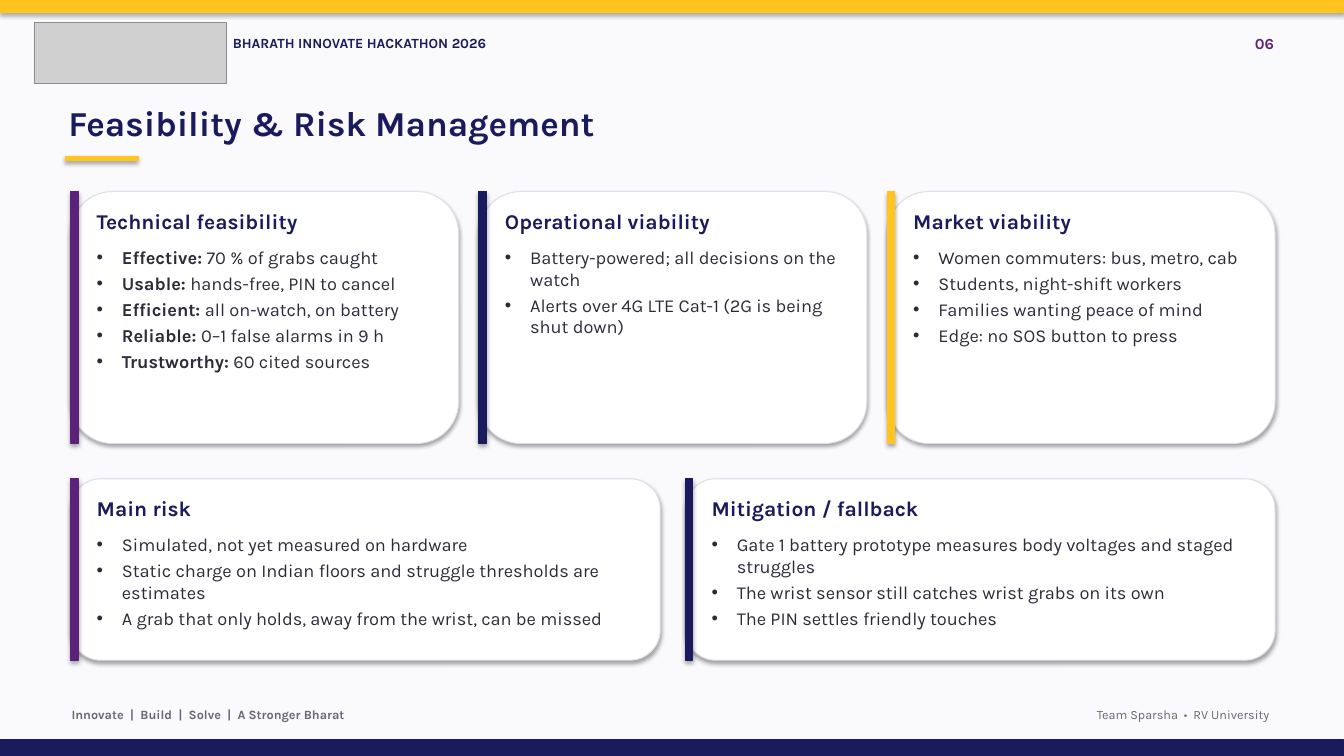
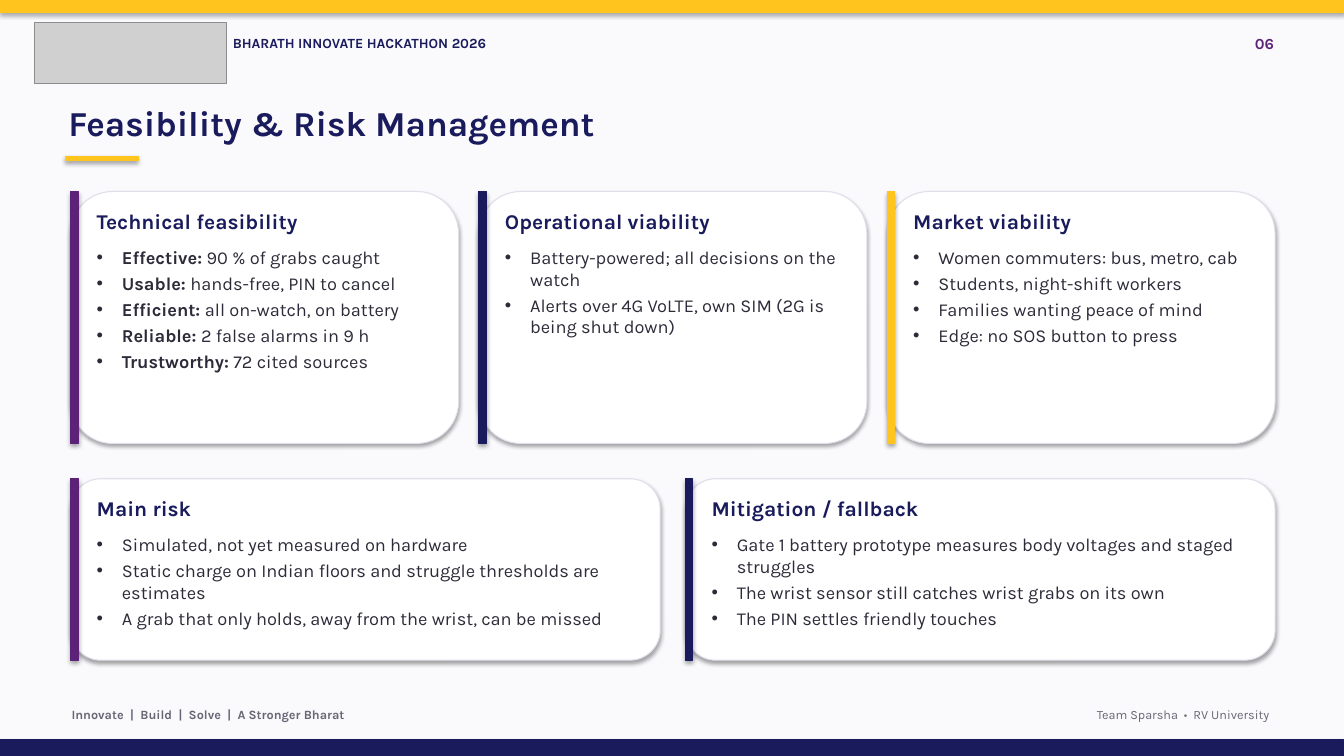
Before and after one commit to Bhajanth13/SparshaGuard, a slide deck: slide 6 of docs/SparshaGuard_BIH2026.pptx. Drawn at 1344x756 pixels with LibreOffice and Linux fonts; fonts in the diff are those of the drawing; grey boxes stand for pictures. Boxes give left, top, right and bottom in pixels: in the first picture for what was removed or moved away, otherwise in the second. Text is boxed around its words. In the diff, an @@ line names an element or a change of style, - is before the commit and + after.

```diff
--- a/docs/SparshaGuard_BIH2026.pptx
+++ b/docs/SparshaGuard_BIH2026.pptx
@@ text at box(122, 251, 380, 269): text changed @@
-• Effective: 70 % of grabs caught
+• Effective: 90 % of grabs caught
@@ text at box(530, 299, 824, 338): text changed @@
-• Alerts over 4G LTE Cat-1 (2G is being shut down)
+• Alerts over 4G VoLTE, own SIM (2G is being shut down)
@@ text at box(122, 329, 369, 373): text changed @@
-• Reliable: 0–1 false alarms in 9 h
-• Trustworthy: 60 cited sources
+• Reliable: 2 false alarms in 9 h
+• Trustworthy: 72 cited sources
```
Also in this commit, not shown: 4 other slides changed, 18 other files.
